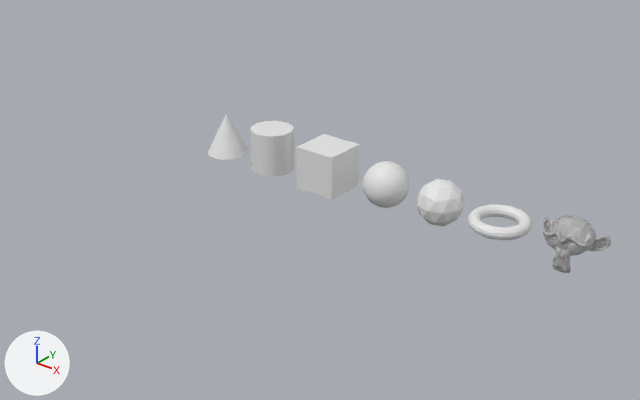
The Blender file Section1.blend as it was, and as the next commit left it.
The view is the same before and after, from a 50 mm camera at (22.5, -28.8, 16.0) aimed at (1.0, -1.8, -0.7). Every picture has the same lights, and +X, +Y and +Z are marked at lower left. The picture after the commit comes second.

Script lines for the objects in view, before the commit:
```python
ob_cone = bpy.data.objects.new('Cone', me_cone)
ob_cone.location = (-6.26, 0.0, 0.07)
ob_cube = bpy.data.objects.new('Cube', me_cube)
ob_cube.location = (0.0, 0.0, 0.0)
ob_cylinder = bpy.data.objects.new('Cylinder', me_cylinder)
ob_cylinder.location = (-3.3, 0.0, 0.02)
ob_icosphere = bpy.data.objects.new('Icosphere', me_icosphere)
ob_icosphere.location = (5.88, 0.0, -0.02)
ob_sphere = bpy.data.objects.new('Sphere', me_sphere)
ob_sphere.location = (3.17, -0.01, 0.02)
ob_sphere.rotation_euler = (1.009, 2.585, -12.92)  # degrees (58, 148, 340)
ob_suzanne = bpy.data.objects.new('Suzanne', me_suzanne)
ob_suzanne.location = (11.55, 0.0, 0.02)
ob_torus = bpy.data.objects.new('Torus', me_torus)
ob_torus.location = (8.61, 0.0, -0.03)
```
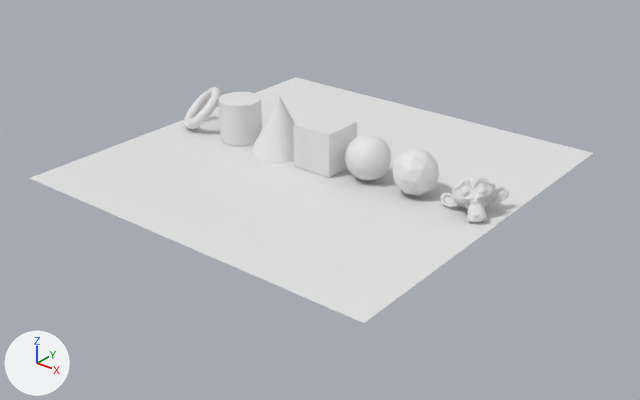
Changed parts and their boxes [x1, y1, x2, y2] in the pictures (640 x 400 px):
'Plane', added
    after: [30, 77, 593, 323]
'Cube', moved
    before: [296, 134, 360, 200]
    after: [293, 112, 357, 178]
'Cylinder', moved
    before: [251, 121, 294, 176]
    after: [219, 92, 262, 146]
'Suzanne', moved, turned
    before: [543, 216, 611, 273]
    after: [440, 176, 508, 222]
'Icosphere', moved
    before: [417, 179, 464, 226]
    after: [393, 148, 439, 196]
'Sphere', moved
    before: [363, 161, 409, 208]
    after: [345, 134, 392, 181]
'Cone', moved, rescaled
    before: [208, 114, 248, 160]
    after: [251, 95, 295, 163]
'Torus', moved, turned
    before: [468, 204, 532, 240]
    after: [184, 87, 221, 129]

Patch to the scene script:
```diff
--- a/Section1.blend.py
+++ b/Section1.blend.py
@@ me_plane @@
+me_plane.from_pydata([(-1.0, -1.0, 0.0), (1.0, -1.0, 0.0), (-1.0, 1.0, 0.0), (1.0, 1.0, 0.0)], [], [(0, 1, 3, 2)])
@@ ob_cube @@
 ob_cube = bpy.data.objects.new('Cube', me_cube)
-ob_cube.location = (0.0, 0.0, 0.0)
+ob_cube.location = (-0.15, 0.0, 1.03)
@@ ob_sphere @@
 ob_sphere = bpy.data.objects.new('Sphere', me_sphere)
-ob_sphere.location = (3.17, -0.01, 0.02)
+ob_sphere.location = (2.2, 0.0, 1.01)
 ob_sphere.rotation_euler = (1.009, 2.585, -12.92)  # degrees (58, 148, 340)
@@ ob_icosphere @@
 ob_icosphere = bpy.data.objects.new('Icosphere', me_icosphere)
-ob_icosphere.location = (5.88, 0.0, -0.02)
+ob_icosphere.location = (4.62, 0.0, 1.01)
@@ ob_cylinder @@
 ob_cylinder = bpy.data.objects.new('Cylinder', me_cylinder)
-ob_cylinder.location = (-3.3, 0.0, 0.02)
+ob_cylinder.location = (-5.3, 0.0, 1.03)
@@ ob_cone @@
 ob_cone = bpy.data.objects.new('Cone', me_cone)
-ob_cone.location = (-6.26, 0.0, 0.07)
+ob_cone.location = (-2.81, 0.0, 1.38)
+ob_cone.scale = (1.37, 1.37, 1.37)
@@ ob_torus @@
 ob_torus = bpy.data.objects.new('Torus', me_torus)
-ob_torus.location = (8.61, 0.0, -0.03)
+ob_torus.location = (-7.87, 0.0, 0.98)
+ob_torus.rotation_euler = (0.785, 0.0, -0.718)  # degrees (45, 0, -41)
@@ ob_suzanne @@
 ob_suzanne = bpy.data.objects.new('Suzanne', me_suzanne)
-ob_suzanne.location = (11.55, 0.0, 0.02)
+ob_suzanne.location = (7.45, 0.0, 0.57)
+ob_suzanne.rotation_euler = (-0.646, -0.177, 0.571)  # degrees (-37, -10, 33)
@@ ob_plane @@
+ob_plane = bpy.data.objects.new('Plane', me_plane)
+ob_plane.location = (-0.34, -0.12, 0.0)
+ob_plane.scale = (9.02, 9.02, 9.02)
```
